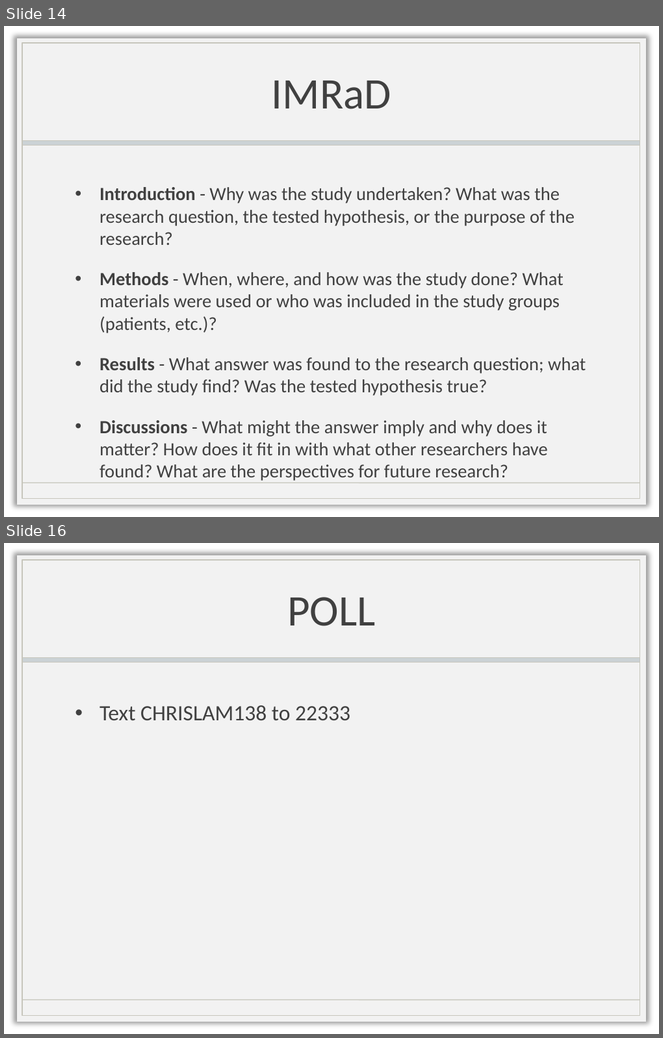
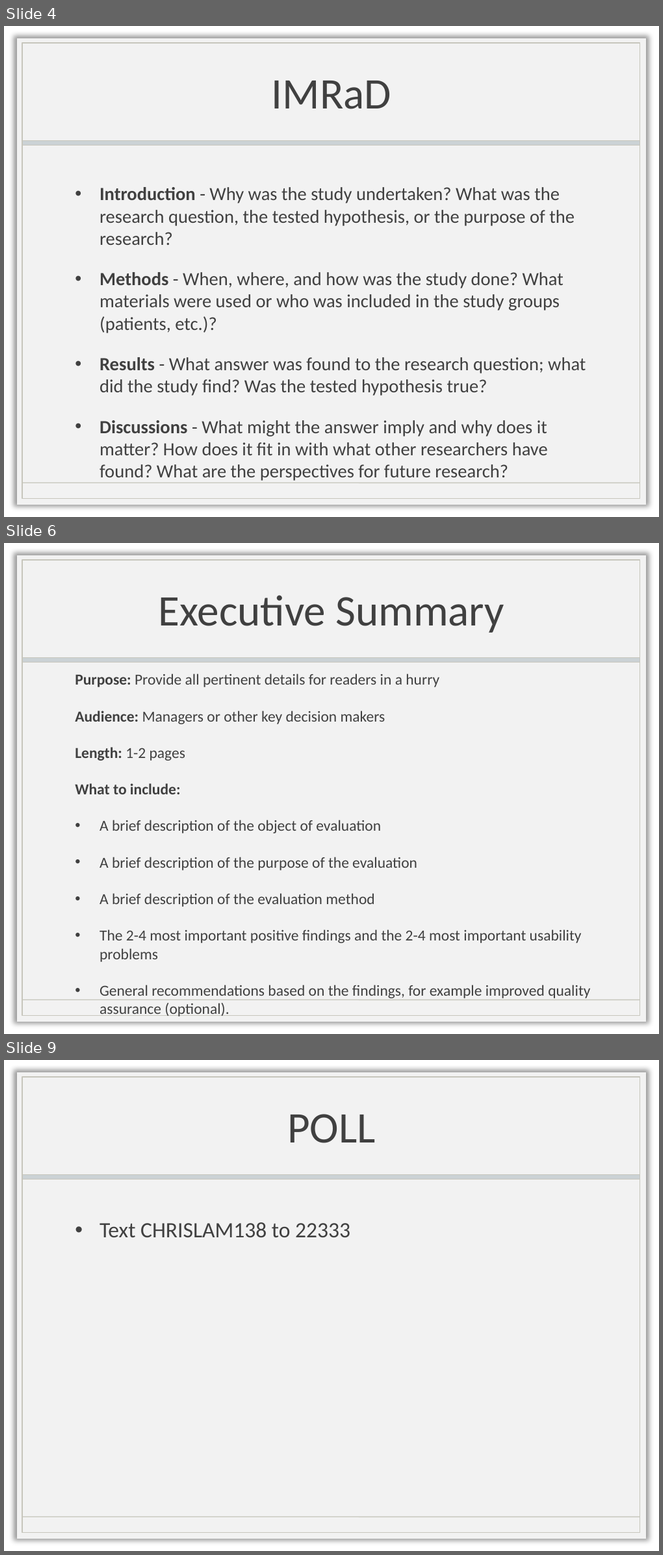
Before and after one commit to doctorlam/tecm4180, a slide deck: readings/imrad-usability.pptx. Shown one above the other, each under a label of ours: slides 14 and 16 before the commit, slides 4, 6 and 9 after it; the slides between them are not shown. The pictures are 663x1038 and 663x1555 pixels, drawn with LibreOffice and Linux fonts; fonts in the diff are those of the drawing; background and template pictures are left out. Boxes give left, top, right and bottom in pixels: in the first picture for what was removed or moved away, otherwise in the second. Text is boxed around its words. In the diff, an @@ line names an element or a change of style, - is before the commit and + after.

```diff
--- a/readings/imrad-usability.pptx
+++ b/readings/imrad-usability.pptx
@@ slide 6 added at <box>4,543,659,1034</box>, background picture (left out); not listed: 4 template elements that a slide beside it also shows @@
@@ title added at <box>159,595,504,633</box>, 48 pt, text #404040 @@
+Executive Summary
@@ text added at <box>75,674,590,1001</box>, 16.8 pt, text #404040 @@
+Purpose: Provide all pertinent details for readers in a hurry
+Audience: Managers or other key decision makers
+Length: 1-2 pages
+What to include:
+• A brief description of the object of evaluation
+• A brief description of the purpose of the evaluation
+• A brief description of the evaluation method
+• The 2-4 most important positive findings and the 2-4 most important usability problems
+• General recommendations based on the findings, for example improved quality assurance (optional).
@@ what was slide 14 is now slide 4 @@
@@ what was slide 16 is now slide 9 @@
```
Also in this commit, not shown: 1 slide changed, 2 other slides added, 10 slides removed, 7 other files.
